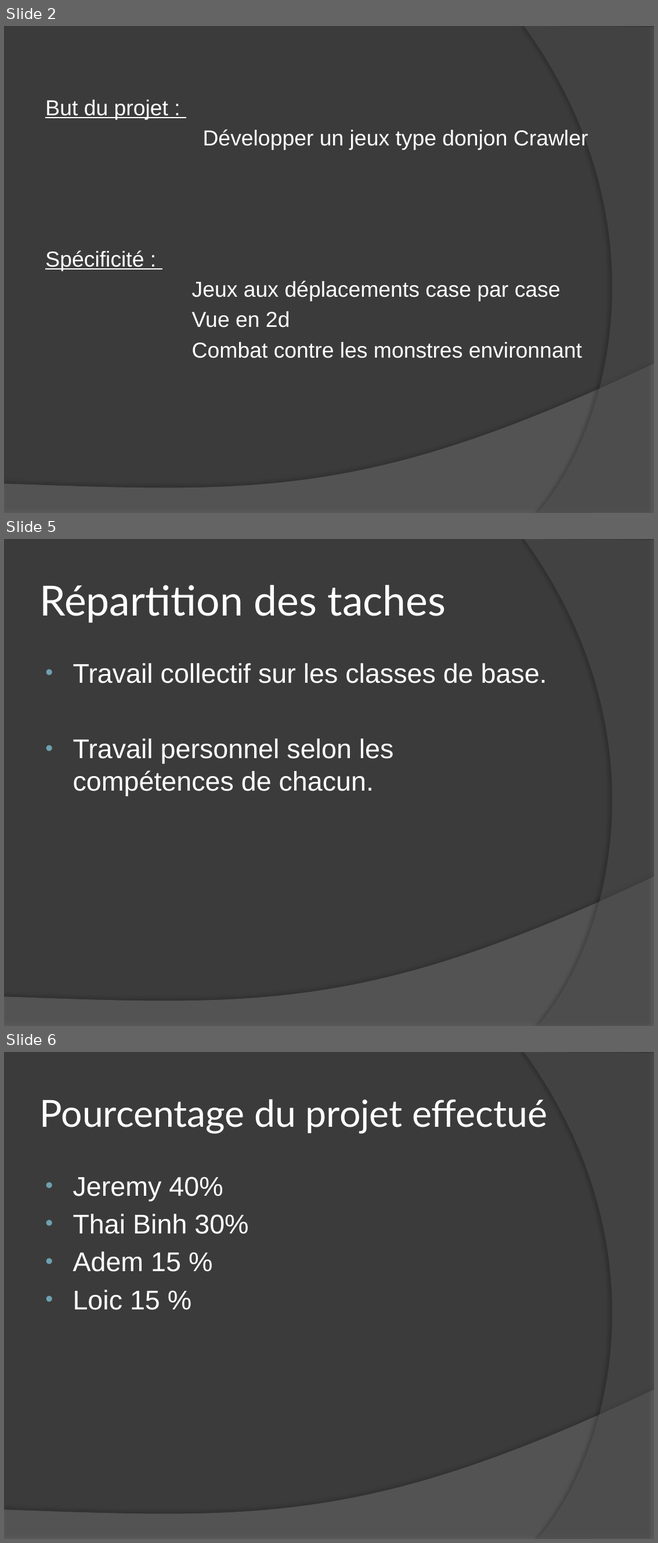
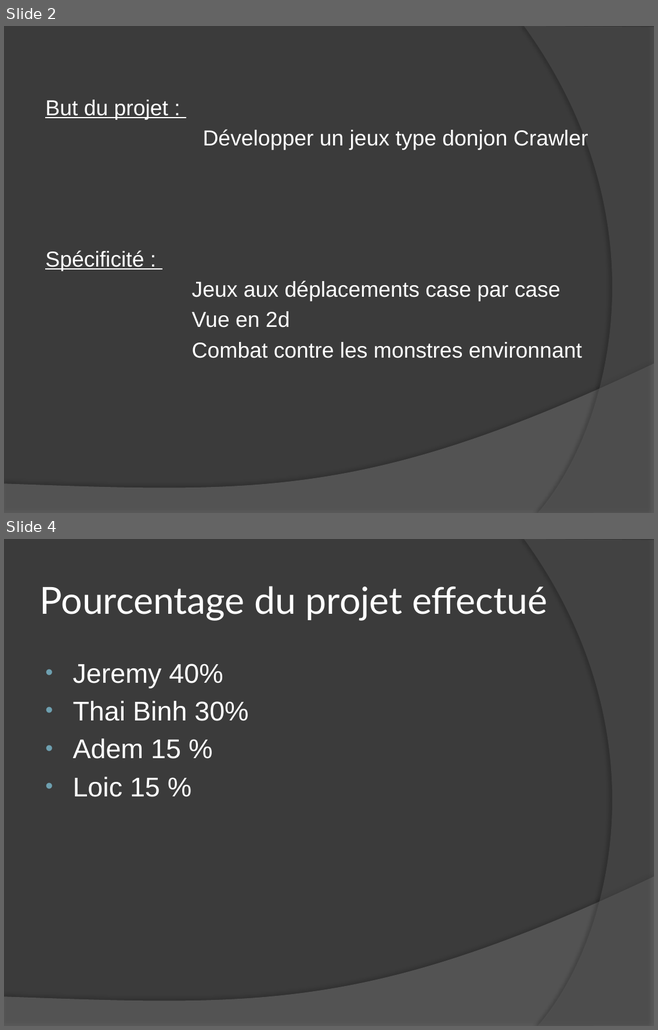
Before and after one commit to reynaudl/iutvalence-projetS2-2013-2014-groupe2, a slide deck: TheLostScrollOfIUT/docs/livrables/PrésentationOral.pptx. Shown one above the other, each under a label of ours: slides 2, 5 and 6 before the commit, slides 2 and 4 after it; the slides between them are not shown. The pictures are 658x1543 and 658x1030 pixels, drawn with LibreOffice and Linux fonts; fonts in the diff are those of the drawing. Boxes give left, top, right and bottom in pixels: in the first picture for what was removed or moved away, otherwise in the second. Text is boxed around its words. In the diff, an @@ line names an element or a change of style, - is before the commit and + after.

```diff
--- a/TheLostScrollOfIUT/docs/livrables/PrésentationOral.pptx
+++ b/TheLostScrollOfIUT/docs/livrables/PrésentationOral.pptx
@@ slide 5 removed at (4, 539, 654, 1026), background #3B3B3B; not listed: 2 template elements that a slide beside it also shows @@
@@ title removed at (40, 585, 445, 623) @@
-Répartition des taches
@@ text removed at (73, 663, 547, 797) @@
-• Travail collectif sur les classes de base.
-• Travail personnel selon les compétences de chacun.
@@ what was slide 6 is now slide 4 @@
```
Also in this commit, not shown: 1 slide changed, 1 slide added, 1 other slide removed.
